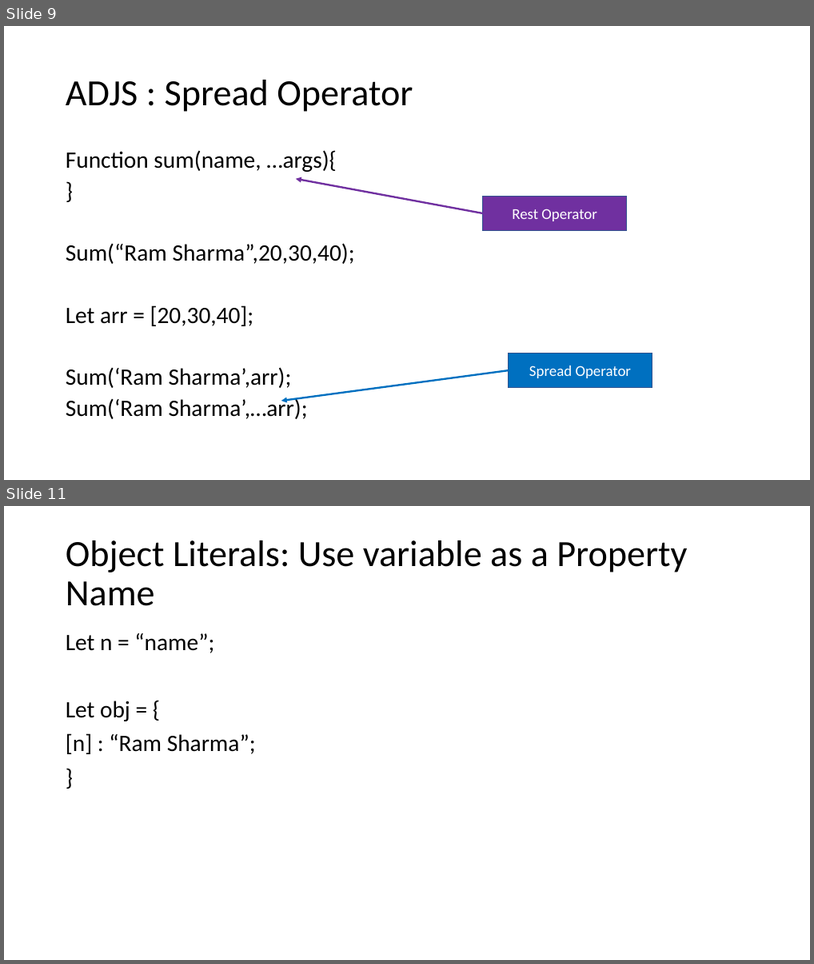
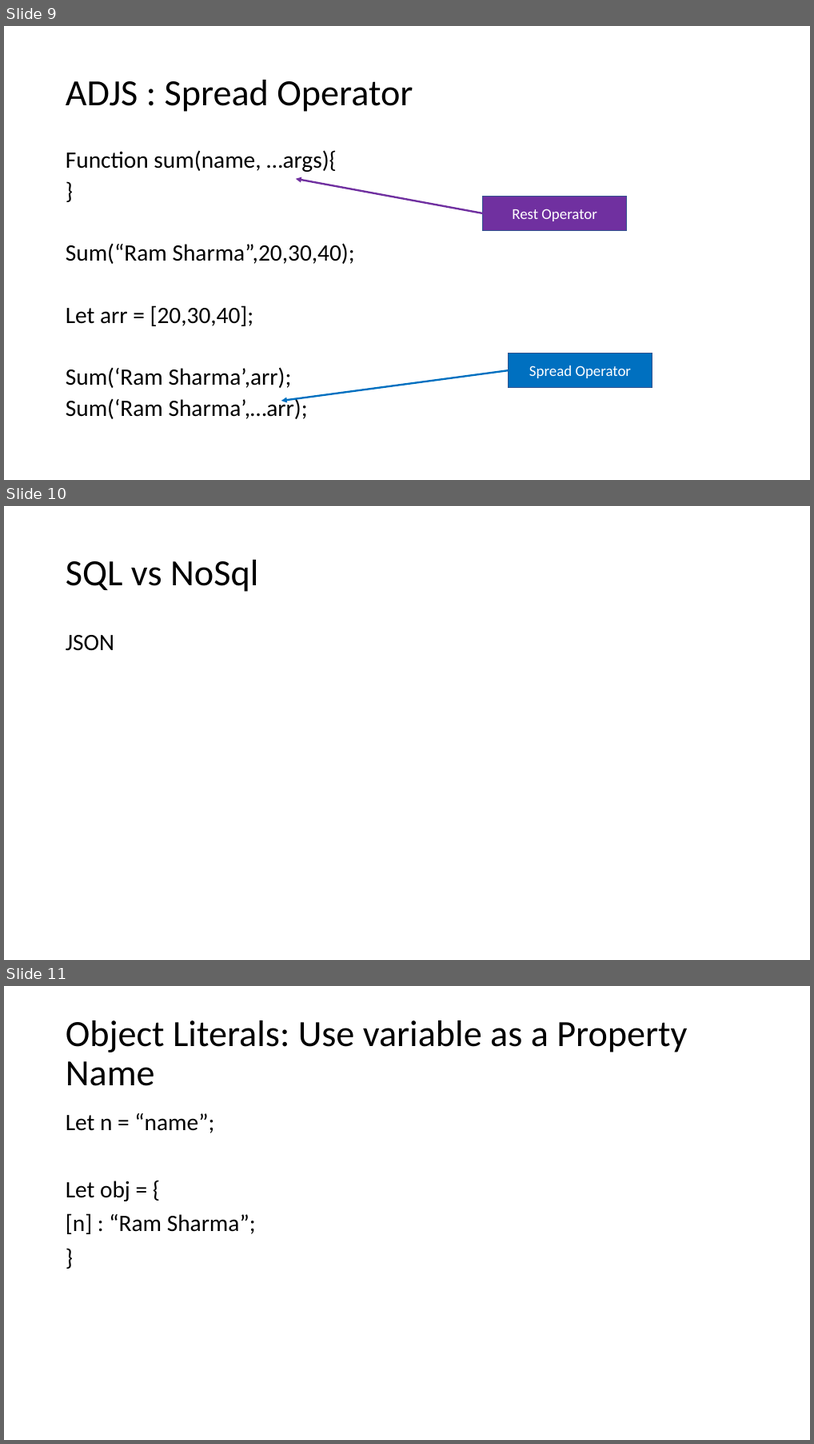
Before and after one commit to PiyushChaturvedii/Batch04, a slide deck: AdvanceJavaScript.pptx. Shown one above the other, each under a label of ours: slides 9 and 11 before the commit, slides 9, 10 and 11 after it; the slides between them are not shown. The pictures are 814x964 and 814x1444 pixels, drawn with LibreOffice and Linux fonts; fonts in the diff are those of the drawing. Boxes give left, top, right and bottom in pixels: in the first picture for what was removed or moved away, otherwise in the second. Text is boxed around its words. In the diff, an @@ line names an element or a change of style, - is before the commit and + after.

```diff
--- a/AdvanceJavaScript.pptx
+++ b/AdvanceJavaScript.pptx
@@ slide 10 added at [4,506,810,960], background #FFFFFF @@
@@ title added at [66,560,258,592], 44 pt, text #000000 @@
+SQL vs NoSql
@@ text added at [66,635,114,651], 28 pt, text #000000 @@
+JSON
```
Also in this commit, not shown: 1 slide changed, 2 other slides added, 8 other files.
